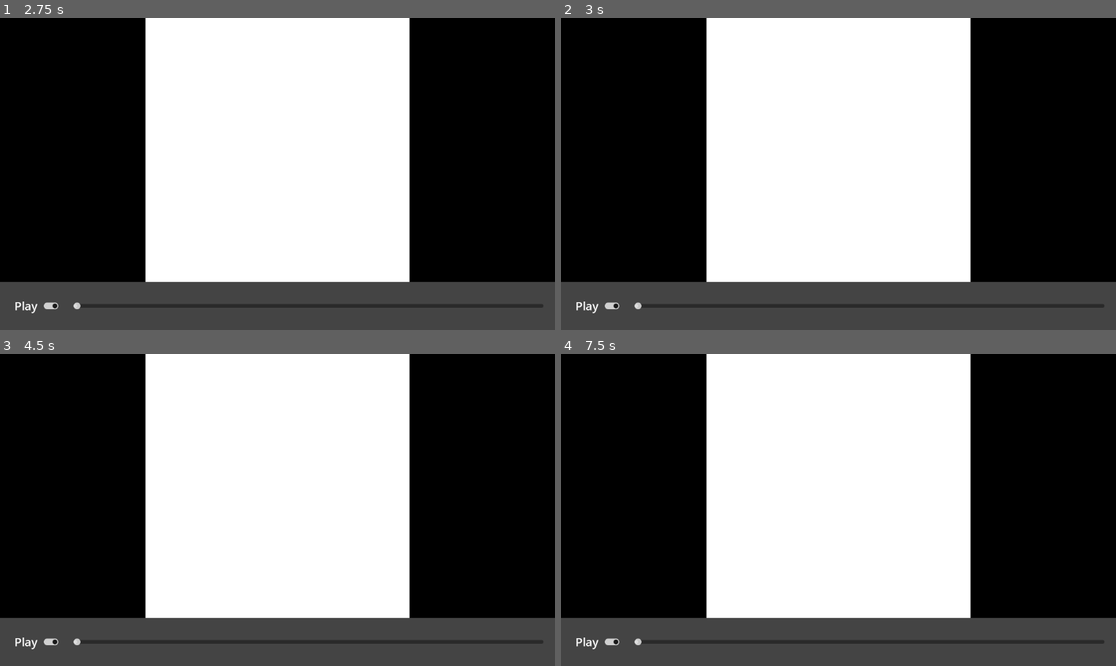
Above: before the commit, frames 1-4 (two rows, left to right).
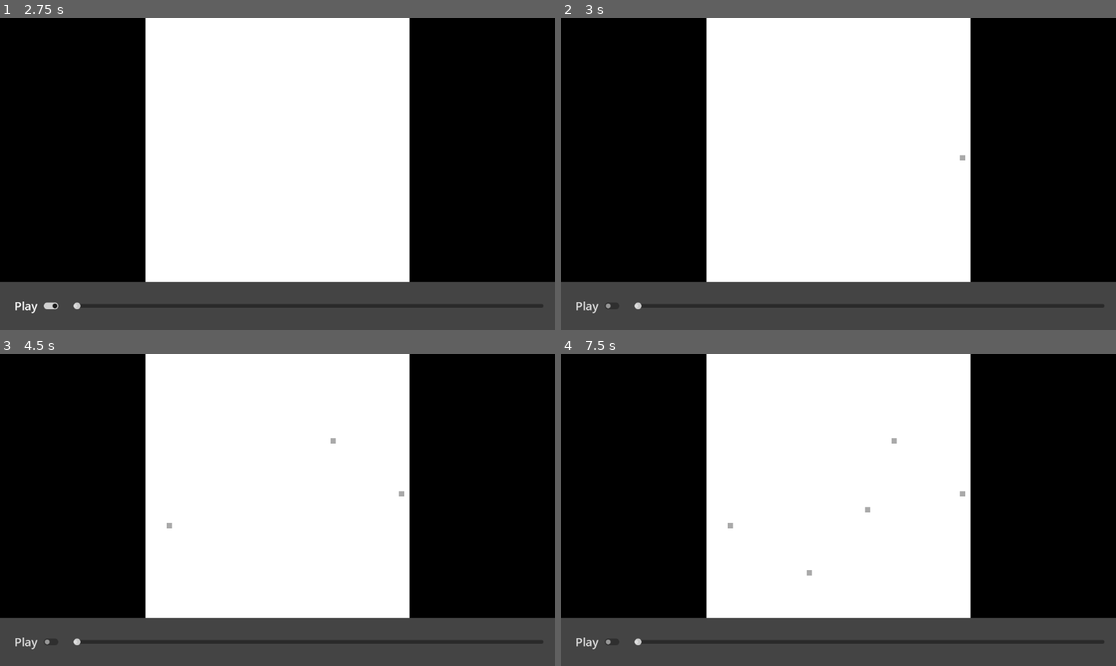
Above: after the commit, the same moments.

Repository: Dobefu/godot-game-of-life
Game: Godot game, scene res://main.tscn
Two runs of this game, one before a commit and one after it. Both use one fixed random seed, a clock stepped at 60 frames per second and the inputs below.
Inputs (mouse positions are in pixels of both pictures, inside the frame that each line leads up to):
- Up to frame 1 (2.75 s): click "Play" at 0.5 s; click "Play" at 1.25 s; click "Play" at 2 s
- Up to frame 2 (3 s): tap Enter at 2.75 s; move the mouse to (960, 158) at 2.77 s; click (960, 158) at 2.92 s
- Up to frame 3 (4.5 s): tap Space at 3.5 s; move the mouse to (166, 525) at 3.52 s; click (166, 525) at 3.67 s; tap Enter at 4.25 s; move the mouse to (333, 441) at 4.27 s; click (333, 441) at 4.42 s
- Up to frame 4 (7.5 s): tap Space at 5, 6.5 s; move the mouse to (810, 572) at 5.02 s; click (810, 572) at 5.17 s; tap Enter at 5.75 s; move the mouse to (1005, 556) at 5.77 s; click (1005, 556) at 5.92 s; move the mouse to (672, 463) at 6.52 s; click (672, 463) at 6.67 s; move the mouse to (866, 510) at 7.27 s; click (866, 510) at 7.42 s

Frame 1 is identical in both runs. In frame 2, less than 0.1% of the frame differs, in the area x 2-73%, y 43-95%; in frame 3, 0.1%; in frame 4, 0.2%, in the area x 2-73%, y 26-95%.

Commit message:
Pause the game when editing a pixel

Diff:
--- a/game-base.gd
+++ b/game-base.gd
@@ -21,7 +21,7 @@
 
 	state = State.PAUSED
 
-func _on_check_button_toggled(is_checked: bool) -> void:
+func _on_play_button_toggled(is_checked: bool) -> void:
 	if (is_checked):
 		state = State.PLAYING
 		return
--- a/game.gd
+++ b/game.gd
@@ -8,18 +8,18 @@
 var window_size_prev: Vector2i
 
 var gui_height: float = 100
+var play_button: CheckButton
 
 func _ready() -> void:
 	super()
+
+	play_button = $'/root/Main/PanelContainer/MarginContainer/HBoxContainer/PlayButton'
 
 	image = Image.create_empty(board_size, board_size, false, Image.FORMAT_L8)
 	_draw()
 	texture = ImageTexture.create_from_image(image)
 
 func _input(event):
-	if (state != State.PAUSED):
-		return
-
 	if (!event is InputEventMouseButton || !event.pressed):
 		return
 
@@ -42,6 +42,10 @@
 	_draw()
 	texture.update(image)
 	queue_redraw()
+
+	if (state != State.PAUSED):
+		state = State.PAUSED
+		play_button.button_pressed = false
 
 func _process(_delta: float) -> void:
 	super(_delta)
--- a/main.tscn
+++ b/main.tscn
@@ -47,7 +47,7 @@
 [node name="HBoxContainer" type="HBoxContainer" parent="PanelContainer/MarginContainer"]
 layout_mode = 2
 
-[node name="CheckButton" type="CheckButton" parent="PanelContainer/MarginContainer/HBoxContainer"]
+[node name="PlayButton" type="CheckButton" parent="PanelContainer/MarginContainer/HBoxContainer"]
 layout_mode = 2
 size_flags_horizontal = 4
 size_flags_vertical = 4
@@ -65,5 +65,5 @@
 scrollable = false
 tick_count = 2
 
-[connection signal="toggled" from="PanelContainer/MarginContainer/HBoxContainer/CheckButton" to="Game" method="_on_check_button_toggled"]
+[connection signal="toggled" from="PanelContainer/MarginContainer/HBoxContainer/PlayButton" to="Game" method="_on_play_button_toggled"]
 [connection signal="value_changed" from="PanelContainer/MarginContainer/HBoxContainer/SpeedSlider" to="Game" method="_on_speed_slider_value_changed"]
